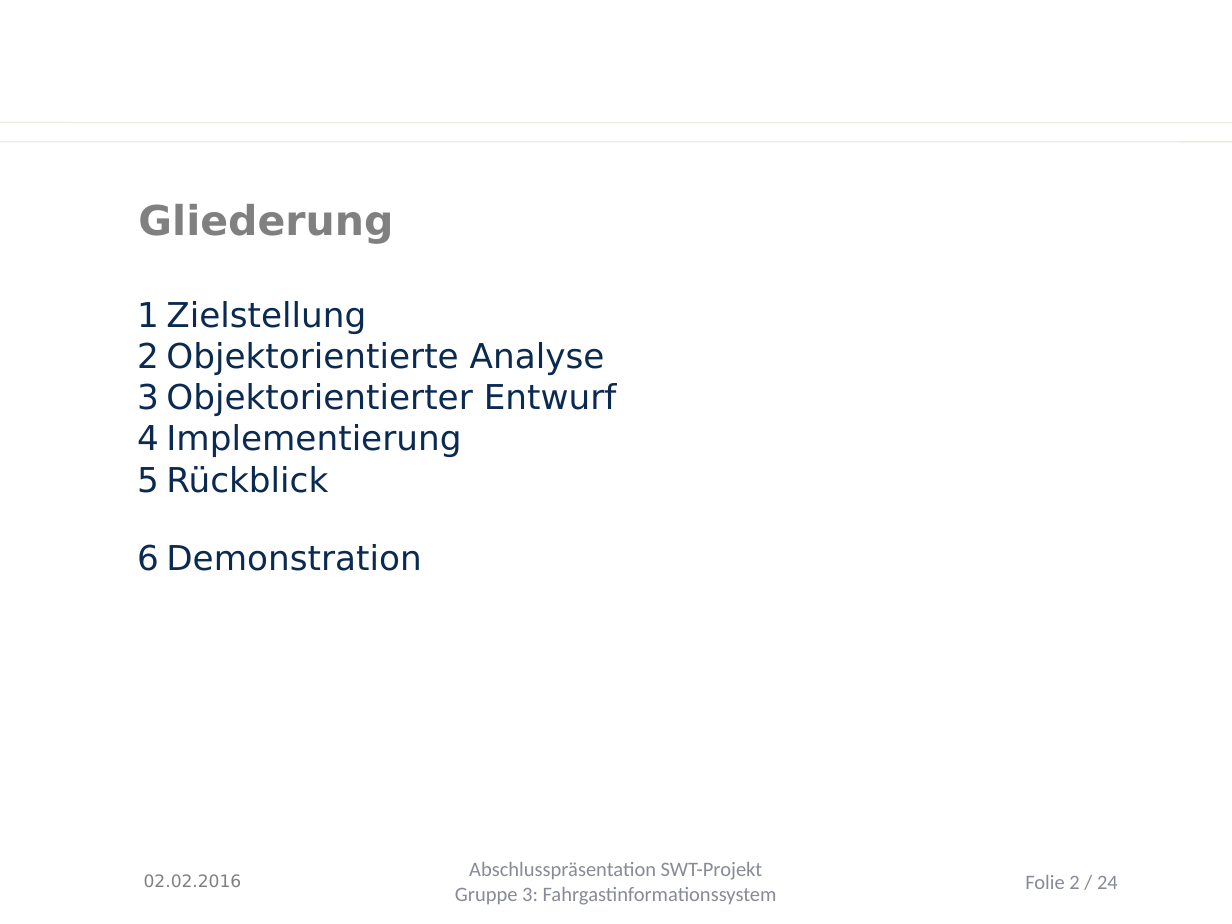
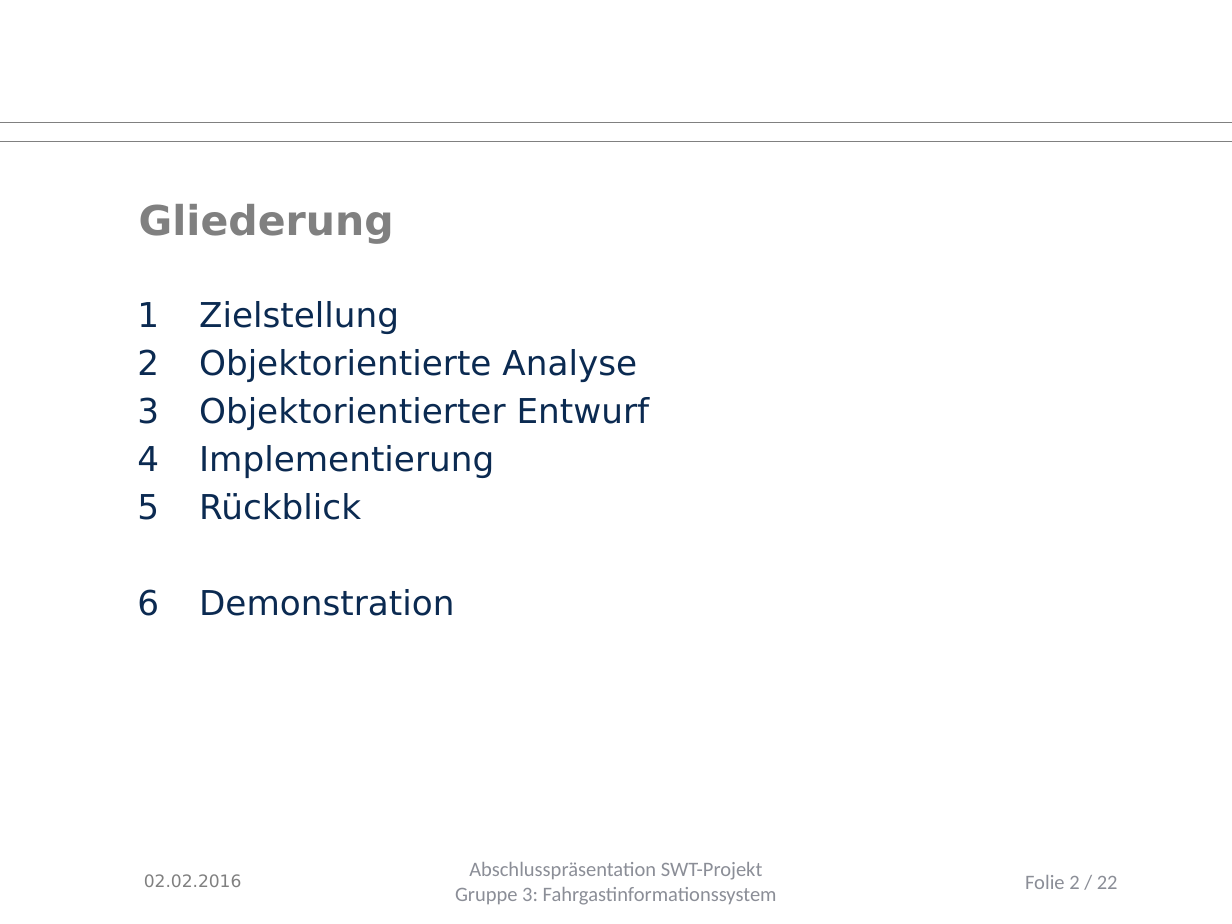
Before and after one commit to Juu98/fahrgastinformationssystem, a slide deck: slide 2 of organisation/Endpräsentation/abschlusspraesentation.pptx. Drawn at 1232x924 pixels with LibreOffice and Linux fonts; fonts in the diff are those of the drawing; background and template pictures are left out. Boxes give left, top, right and bottom in pixels: in the first picture for what was removed or moved away, otherwise in the second. Text is boxed around its words. In the diff, an @@ line names an element or a change of style, - is before the commit and + after.

Commit message:
Finished final presentation slides. Fixes #101.

```diff
--- a/organisation/Endpräsentation/abschlusspraesentation.pptx
+++ b/organisation/Endpräsentation/abschlusspraesentation.pptx
@@ line (0, 122) - (1232, 122): stroke #EEECE1 0.74 pt to #808080 0.5 pt @@
@@ line (0, 142) - (1232, 142): stroke #EEECE1 0.74 pt to #808080 0.5 pt @@
@@ text "Zielstellung" at [199,301,650,616]: indent changed; more space between paragraphs @@
@@ text "Abschlusspräsentation SWT-Projekt" at [455,862,777,905]: text colour #888B96 to #8C8E98 @@
@@ page number at [1025,875,1118,889]: text changed; text colour #888B96 to #8C8E98 @@
-Folie 2 / 24
+Folie 2 / 22
```
Also in this commit, not shown: 20 other slides changed, 1 slide added, 1 other file.
